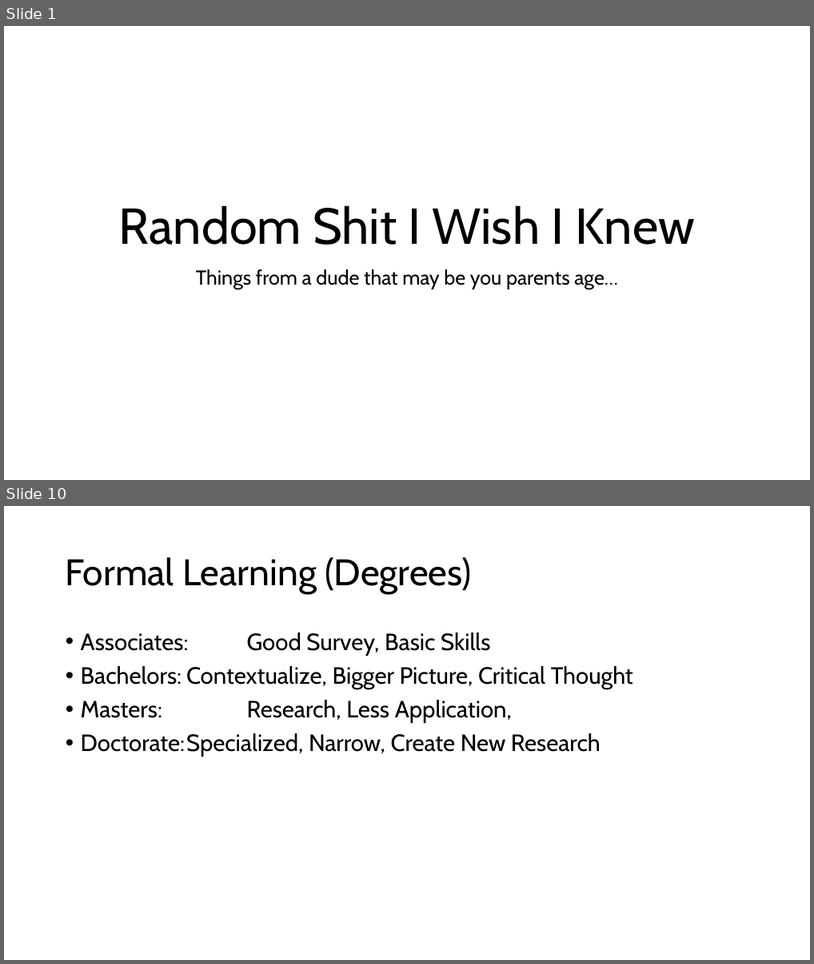
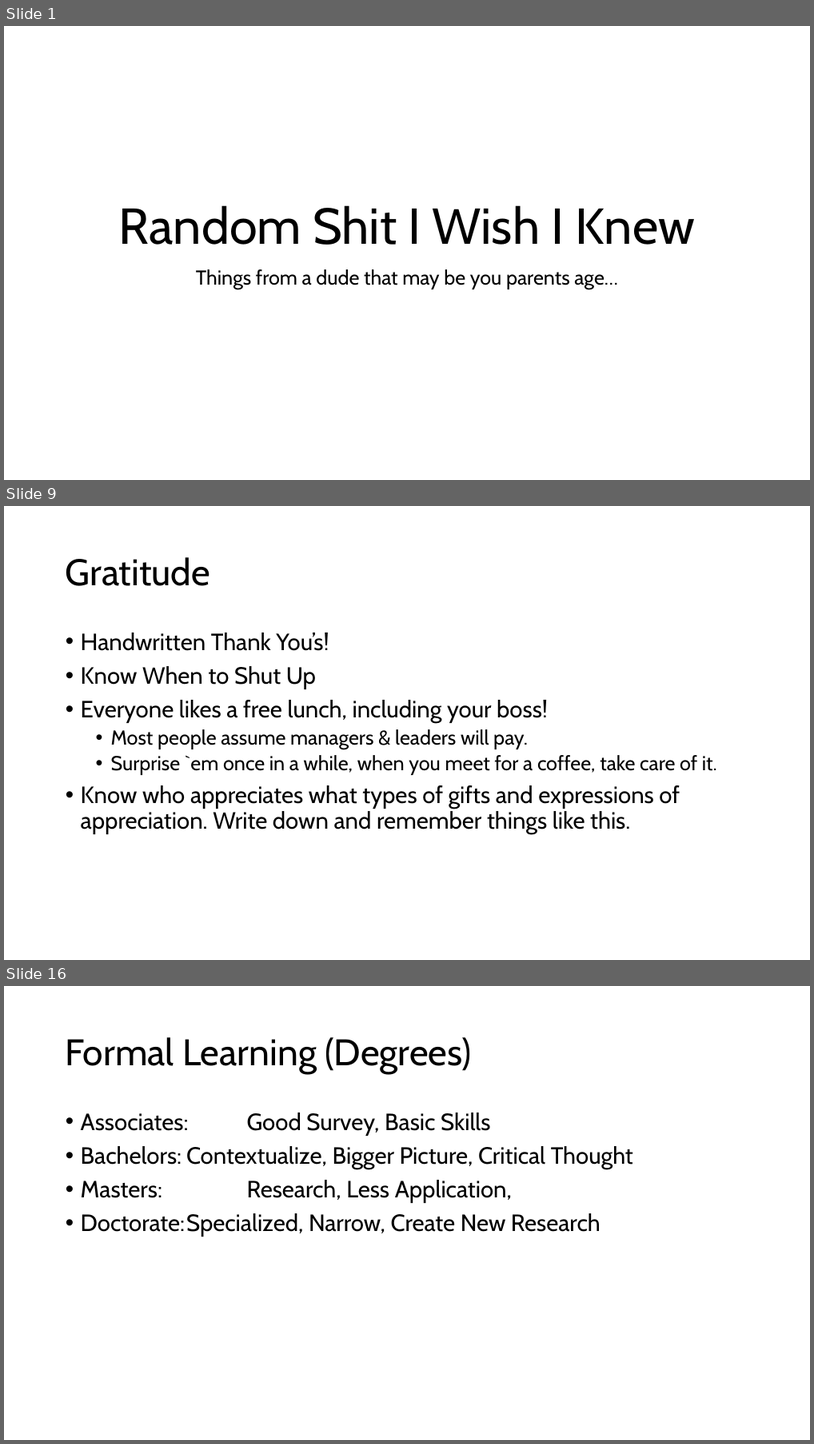
Before and after one commit to dtuuri/presentations, a slide deck: ShitIWishIKnew.pptx. Shown one above the other, each under a label of ours: slides 1 and 10 before the commit, slides 1, 9 and 16 after it; the slides between them are not shown. The pictures are 814x964 and 814x1444 pixels, drawn with LibreOffice and Linux fonts; fonts in the diff are those of the drawing. Boxes give left, top, right and bottom in pixels: in the first picture for what was removed or moved away, otherwise in the second. Text is boxed around its words. In the diff, an @@ line names an element or a change of style, - is before the commit and + after.

```diff
--- a/ShitIWishIKnew.pptx
+++ b/ShitIWishIKnew.pptx
@@ slide 9 added at <box>4,506,810,960</box>, background #FFFFFF @@
@@ title added at <box>66,557,210,586</box>, 44 pt, text #000000 @@
+Gratitude
@@ text added at <box>81,632,718,834</box>, 28 pt, text #000000 @@
+• Handwritten Thank You’s!
+• Know When to Shut Up
+• Everyone likes a free lunch, including your boss!
+  • Most people assume managers & leaders will pay.
+  • Surprise `em once in a while, when you meet for a coffee, take care of it.
+• Know who appreciates what types of gifts and expressions of appreciation. Write down and remember things like this.
@@ what was slide 10 is now slide 16 @@
```
Also in this commit, not shown: 9 slides changed, 6 other slides added, 2 slides removed.
